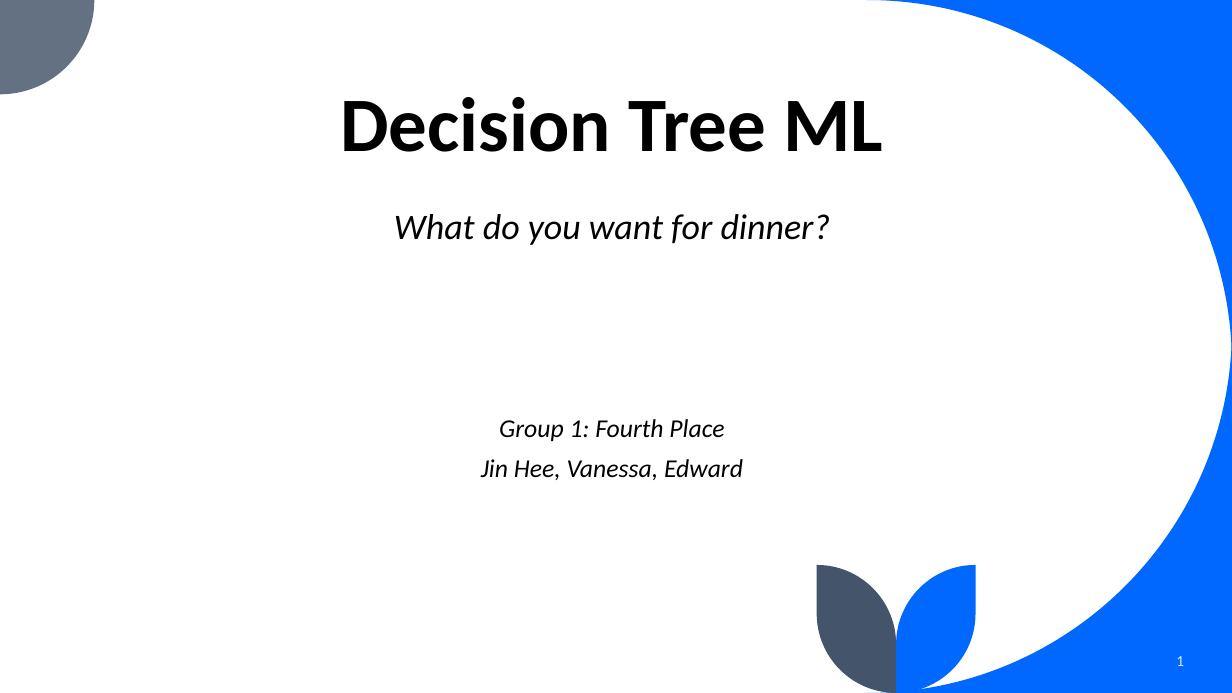
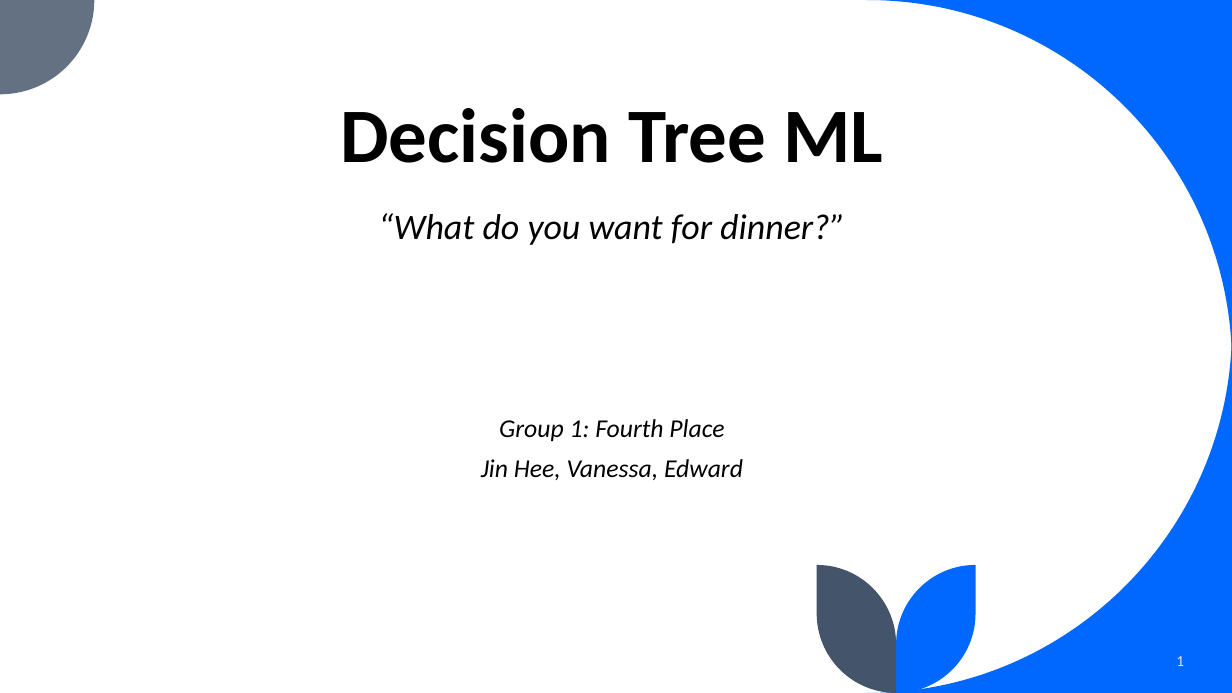
Before and after one commit to edwardoh7/wk09_fourthplace, a slide deck: slide 1 of Wk09 ppt presentation.pptx. Drawn at 1232x693 pixels with LibreOffice and Linux fonts; fonts in the diff are those of the drawing. Boxes give left, top, right and bottom in pixels: in the first picture for what was removed or moved away, otherwise in the second. Text is boxed around its words. In the diff, an @@ line names an element or a change of style, - is before the commit and + after.

```diff
--- a/Wk09 ppt presentation.pptx
+++ b/Wk09 ppt presentation.pptx
@@ title "Decision Tree ML": place and size @@
-title "Decision Tree ML" at [340, 97, 884, 152]
+title "Decision Tree ML" at [340, 108, 884, 163]
@@ text at [378, 213, 845, 245]: text changed @@
-What do you want for dinner?
+“What do you want for dinner?”
```
Also in this commit, not shown: 7 other slides changed, 4 slides added, 1 slide removed, 2 other files.
